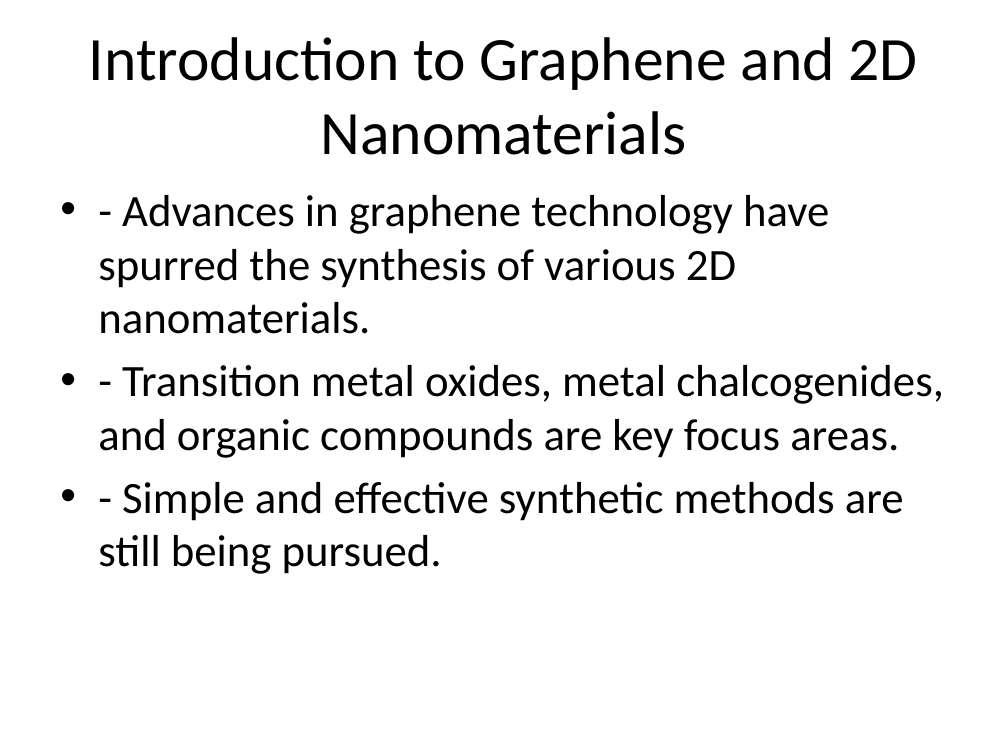
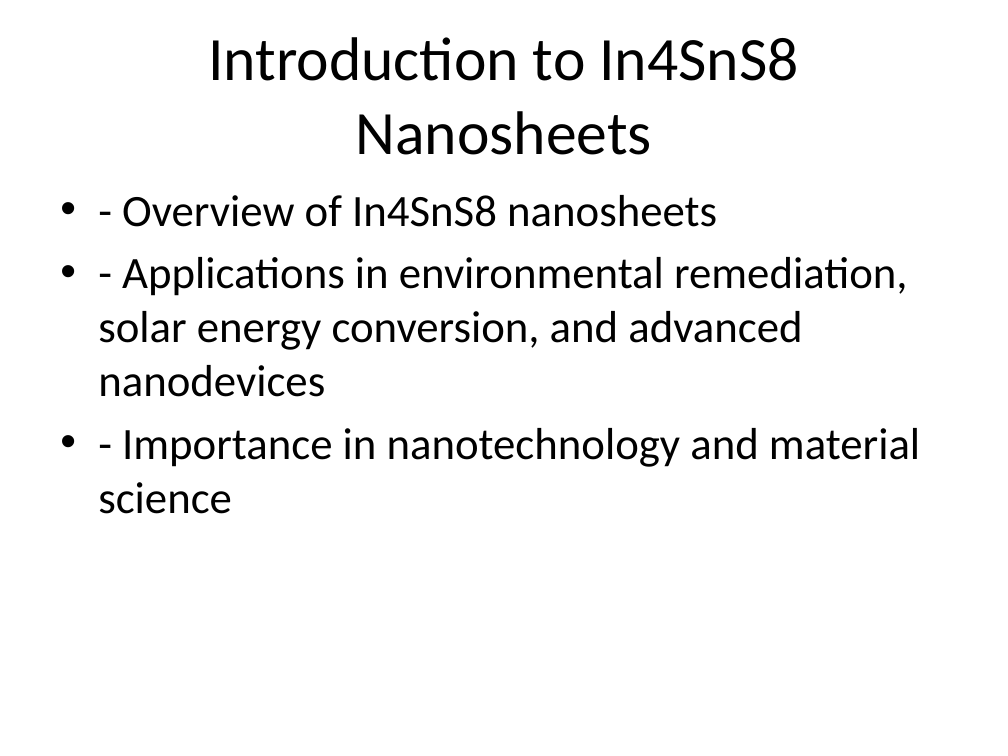
Before and after one commit to knowhrishi/AutoDeckAI-EchoHack, a slide deck: slide 1 of generated_presentation.pptx. Drawn at 1008x756 pixels with LibreOffice and Linux fonts; fonts in the diff are those of the drawing. Boxes give left, top, right and bottom in pixels: in the first picture for what was removed or moved away, otherwise in the second. Text is boxed around its words. In the diff, an @@ line names an element or a change of style, - is before the commit and + after.

```diff
--- a/generated_presentation.pptx
+++ b/generated_presentation.pptx
@@ title at <box>208,37,798,155</box>: text changed @@
-Introduction to Graphene and 2D Nanomaterials
+Introduction to In4SnS8 Nanosheets
@@ text at <box>98,195,920,514</box>: text changed @@
-• - Advances in graphene technology have spurred the synthesis of various 2D nanomaterials.
-• - Transition metal oxides, metal chalcogenides, and organic compounds are key focus areas.
-• - Simple and effective synthetic methods are still being pursued.
+• - Overview of In4SnS8 nanosheets
+• - Applications in environmental remediation, solar energy conversion, and advanced nanodevices
+• - Importance in nanotechnology and material science
```
Also in this commit, not shown: 5 other slides changed, 1 slide added, 1 slide removed, 2 other files.
